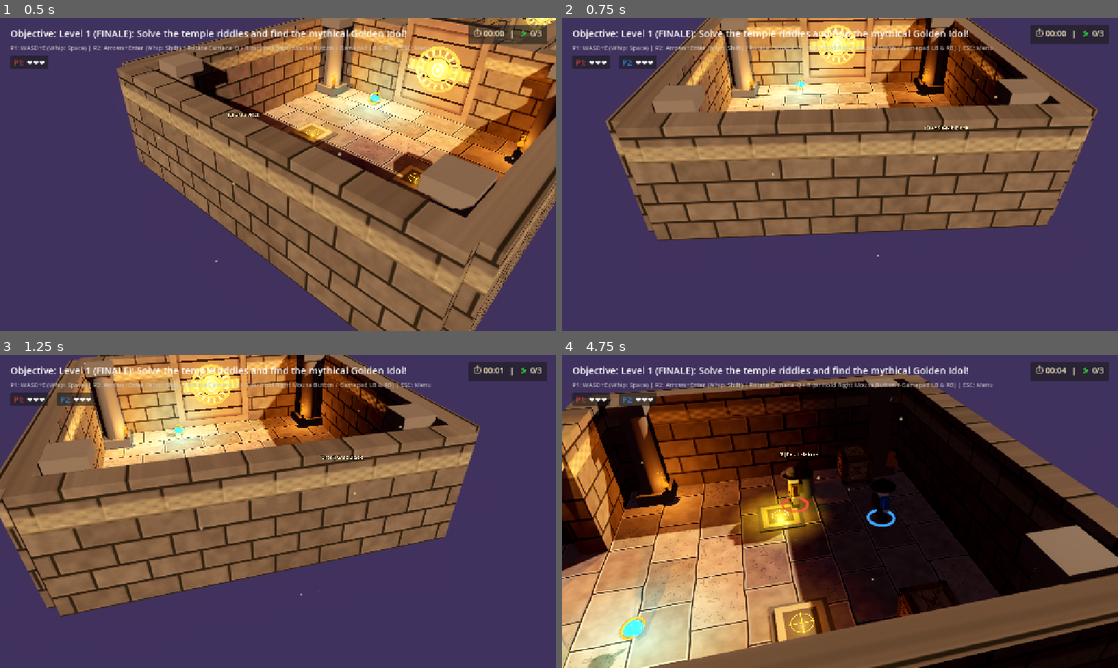
Above: before the commit, frames 1-4 (two rows, left to right).
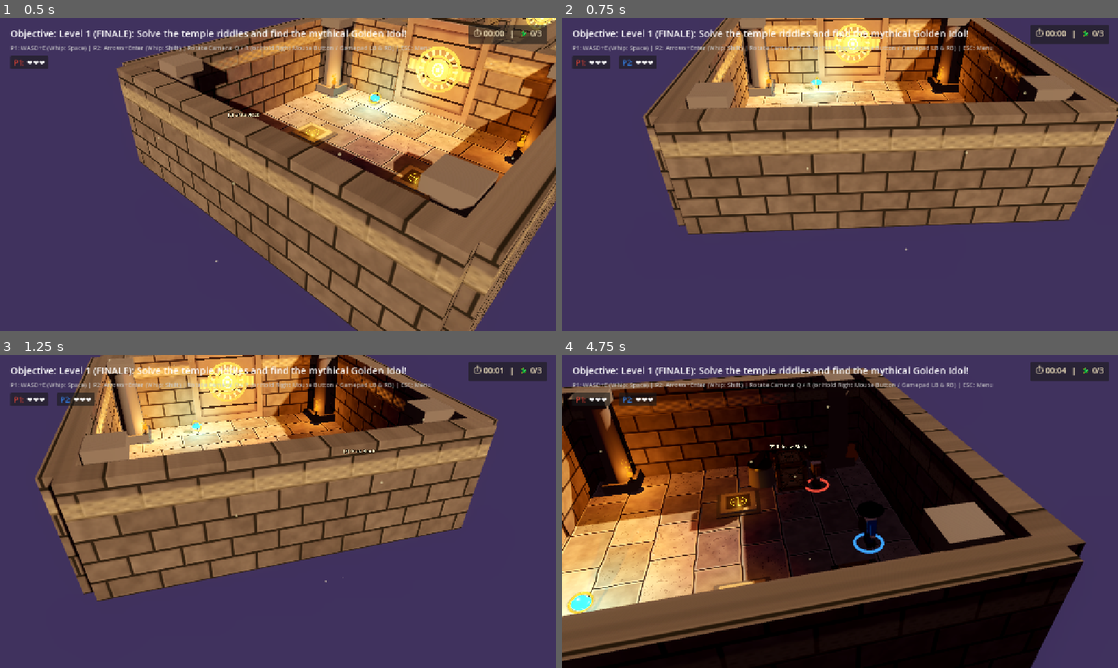
Above: after the commit, the same moments.

Repository: John123123123123/Puzzle-game
Game: Godot game, scene res://scenes/levels/temple_level_1.tscn
The game is run twice, just before and just after one commit, with the same random seed, the same clock (stepped at 60 frames per second) and the same inputs. This scene is started directly instead of the project's main scene.
Inputs (mouse positions are in pixels of both pictures, inside the frame that each line leads up to):
- Up to frame 1 (0.5 s): no input
- Up to frame 2 (0.75 s): tap Enter (p2_interact) at 0.5 s; move the mouse to (962, 158) at 0.52 s; hold D (p1_right) from 0.53 s (still down); hold Q (cam_rotate_left) from 0.53 s (still down); click (962, 158) at 0.67 s
- Up to frame 3 (1.25 s): keep holding D (p1_right); keep holding Q (cam_rotate_left); tap R (cam_rotate_right) at 0.8 s
- Up to frame 4 (4.75 s): release D (p1_right) at 1.25 s; release Q (cam_rotate_left) at 1.25 s; drag from (728, 527) to (812, 574) at 1.27 s; move the mouse to (895, 442) at 2.02 s; hold D (p1_right) 2.03-2.75 s; tap Space (p1_action) at 2.1 s; click (895, 442) at 2.17 s; tap E (p1_interact) at 2.3 s; drag from (812, 574) to (673, 464) at 2.77 s; move the mouse to (1006, 558) at 3.52 s; hold A (p1_left) 3.53-4.25 s; hold Q (cam_rotate_left) 3.53-4.25 s; click (1006, 558) at 3.67 s; tap R (cam_rotate_right) at 3.8 s; drag from (673, 464) to (756, 433) at 4.27 s

Frame 1 is identical in both runs. In frame 2, 30% of the frame differs, in the area x 7-100%, y 0-77%; in frame 3, 33%; in frame 4, 64%, in the area x 0-100%, y 4-100%.

Commit message:
Add progression saving, Level 1 controls hint, drop-in scaling, and gate respawns

Diff:
--- a/scenes/characters/player.gd
+++ b/scenes/characters/player.gd
@@ -507,6 +507,31 @@
 	tween.tween_property(mesh_root, "position:y", 0.12, 0.35)
 	player_died.emit(self)
 
+func respawn_at(pos: Vector3) -> void:
+	if not is_instance_valid(self) or not is_inside_tree():
+		return
+	current_health = maxi(1, max_health - 1)
+	health_changed.emit(current_health)
+	is_staggering = false
+	is_whipping = false
+	is_invulnerable = true
+	velocity = Vector3.ZERO
+	global_position = pos
+	mesh_root.rotation = Vector3.ZERO
+	mesh_root.position = Vector3.ZERO
+	mesh_root.scale = Vector3.ONE
+	mesh_root.visible = true
+
+	var flicker := create_tween().set_loops(8)
+	flicker.tween_property(mesh_root, "visible", false, 0.09)
+	flicker.tween_property(mesh_root, "visible", true, 0.09)
+
+	await get_tree().create_timer(1.5).timeout
+	if not is_instance_valid(self) or not is_inside_tree():
+		return
+	mesh_root.visible = true
+	is_invulnerable = false
+
 func _update_interact_prompt() -> void:
 	if not is_instance_valid(prompt_label):
 		return
--- a/scenes/levels/base_temple_level.gd
+++ b/scenes/levels/base_temple_level.gd
@@ -13,12 +13,26 @@
 var scarab_scene = preload("res://scenes/puzzles/collectible_scarab.tscn")
 var is_game_over: bool = false
 var level_complete: bool = false
+var latest_checkpoint_pos: Vector3 = Vector3.ZERO
 
 func _ready() -> void:
+	if is_instance_valid(player_spawn_1):
+		latest_checkpoint_pos = player_spawn_1.global_position
+	for door in get_tree().get_nodes_in_group("ancient_door"):
+		if door.has_signal("door_opened"):
+			door.door_opened.connect(_on_door_opened)
 	if is_instance_valid(AudioManager):
 		AudioManager.start_ambient_temple()
 	if is_instance_valid(SettingsManager):
 		SettingsManager.apply_environment()
+
+func _on_door_opened(door: Node3D) -> void:
+	if is_instance_valid(door):
+		latest_checkpoint_pos = door.global_position + Vector3(0.0, 0.1, 0.0)
+
+## Virtual hook overridden by levels that scale door triggers on co-op drop-in.
+func on_player_joined(_total_players: int) -> void:
+	pass
 
 func spawn_scarabs(positions: Array[Vector3]) -> void:
 	for pos in positions:
@@ -41,13 +55,12 @@
 		spawn_player(id, pos)
 
 func _unhandled_input(event: InputEvent) -> void:
-	# Drop-in join during gameplay
+	# Drop-in join during gameplay at latest unlocked gate / checkpoint
 	for id in range(1, 5):
 		var prefix = "p%d_" % id
 		if not players.has(id):
 			if event.is_action_pressed(prefix + "interact") or event.is_action_pressed(prefix + "action"):
-				var sp = get_node_or_null("SpawnPoints/Spawn%d" % id)
-				var pos = sp.global_position if sp else player_spawn_1.global_position + Vector3(id * 1.0, 0, 0)
+				var pos := latest_checkpoint_pos + Vector3((id - 1) * 0.6, 0.0, 0.6)
 				spawn_player(id, pos)
 
 func spawn_player(id: int, pos: Vector3) -> Player:
@@ -69,9 +82,30 @@
 			hud.update_player_health(id, new_h)
 			_check_game_over()
 		)
-		player.player_died.connect(func(_p): _check_game_over())
+		player.player_died.connect(_on_player_died)
 
+	on_player_joined(players.size())
 	return player
+
+func _on_player_died(player: Player) -> void:
+	_check_game_over()
+	if is_game_over or level_complete or not _has_living_player():
+		return
+	# Respawn fallen co-op player at the latest unlocked gate after 4.0s
+	await get_tree().create_timer(4.0).timeout
+	if not is_instance_valid(self) or not is_inside_tree():
+		return
+	if is_game_over or level_complete or not _has_living_player():
+		return
+	if is_instance_valid(player) and player.current_health <= 0:
+		player.respawn_at(latest_checkpoint_pos + Vector3(randf_range(-0.6, 0.6), 0.0, randf_range(-0.6, 0.6)))
+
+func _has_living_player() -> bool:
+	for id in players.keys():
+		var p = players[id]
+		if is_instance_valid(p) and p.current_health > 0:
+			return true
+	return false
 
 func _check_game_over() -> void:
 	if is_game_over or level_complete:
--- a/scenes/levels/temple_level_1.gd
+++ b/scenes/levels/temple_level_1.gd
@@ -12,6 +12,7 @@
 @onready var gate_room3: AncientDoor = $Room2/GateToRoom3
 
 var is_escaping: bool = false
+var _gate_room2_base_triggers: int = 2
 
 # Tracks which players have returned to spawn after grabbing the idol
 var players_in_escape_zone: Dictionary = {}
@@ -21,8 +22,10 @@
 	var count = get_configured_player_count(2 if start_with_two_players else 1)
 
 	# Single-player friendly: Gate 1 only requires 1 trigger when solo
-	if count == 1 and is_instance_valid(gate_room2):
-		gate_room2.required_triggers = 1
+	if is_instance_valid(gate_room2):
+		_gate_room2_base_triggers = gate_room2.required_triggers
+		if count == 1:
+			gate_room2.required_triggers = 1
 
 	if hud:
 		var lvl_num = GameManager.current_level_index if is_instance_valid(GameManager) else 3
@@ -48,6 +51,11 @@
 	if is_instance_valid(pedestal):
 		scarab_spots.append(pedestal.global_position + Vector3(2.5, 0.0, 0.0))
 	spawn_scarabs(scarab_spots)
+
+func on_player_joined(total_players: int) -> void:
+	if total_players >= 2 and is_instance_valid(gate_room2) and not gate_room2.is_open:
+		gate_room2.required_triggers = _gate_room2_base_triggers
+		gate_room2._evaluate_door_state()
 
 # ---------------------------------------------------------------------------
 # Golden Idol grab sequence
--- a/scenes/levels/temple_level_2.gd
+++ b/scenes/levels/temple_level_2.gd
@@ -19,6 +19,7 @@
 func _ready() -> void:
 	super._ready()
 	hud.set_objective("Level 1: Light the braziers (0/3) and navigate the catacombs!")
+	hud.show_controls_hint()
 	spawn_initial_players(get_configured_player_count(1))
 
 	# Connect Brazier puzzle
--- a/scenes/puzzles/ancient_door.gd
+++ b/scenes/puzzles/ancient_door.gd
@@ -1,5 +1,7 @@
 extends StaticBody3D
 class_name AncientDoor
+
+signal door_opened(door: AncientDoor)
 
 @export var required_triggers: int = 1
 @export var open_height: float = 4.8
@@ -69,6 +71,7 @@
 	if not is_open:
 		is_open = true
 		_animate_door(true)
+		door_opened.emit(self)
 	# Immediately clear collision so boulder and players glide through
 	if is_instance_valid(collision_shape):
 		collision_shape.set_deferred("disabled", true)
@@ -84,6 +87,7 @@
 		if not is_open:
 			is_open = true
 			_animate_door(true)
+			door_opened.emit(self)
 		if stays_open:
 			required_triggers = 0 # Locks it open permanently once unlocked
 	elif not stays_open:
--- a/scenes/ui/hud.gd
+++ b/scenes/ui/hud.gd
@@ -208,15 +208,24 @@
 	sub.add_theme_font_size_override("font_size", 20)
 	sub.modulate = Color(0.9, 0.9, 0.85)
 
-	# Run summary (Time + Scarabs)
+	# Run summary (Time + Scarabs) + Save Progression
+	var is_new_record := false
+	if is_instance_valid(GameManager) and GameManager.has_method("record_level_clear"):
+		is_new_record = GameManager.record_level_clear(level_num, elapsed_time, scarabs_collected, scarabs_total)
+
+	var show_prog := is_instance_valid(SettingsManager) and SettingsManager.show_progression_indicators
+	var show_new_record := show_prog and is_new_record
+
 	var stats = Label.new()
 	var stats_text := "Clear Time: %s" % _format_time(elapsed_time)
 	if scarabs_total > 0:
 		stats_text += "   •   Scarabs: %d/%d" % [scarabs_collected, scarabs_total]
+	if show_new_record:
+		stats_text += "   ★ NEW BEST!"
 	stats.text = stats_text
 	stats.horizontal_alignment = HORIZONTAL_ALIGNMENT_CENTER
 	stats.add_theme_font_size_override("font_size", 18)
-	stats.modulate = Color(0.75, 0.92, 1.0)
+	stats.modulate = Color(1.0, 0.9, 0.35) if show_new_record else Color(0.75, 0.92, 1.0)
 
 	# Next level button
 	var btn_next = Button.new()
@@ -460,3 +469,45 @@
 	_pause_panel = null
 	_pause_dim = null
 	get_tree().paused = false
+
+## Displays a brief fading controls hint at the bottom of the screen.
+func show_controls_hint(duration: float = 7.5) -> void:
+	var margin := MarginContainer.new()
+	margin.set_anchors_and_offsets_preset(Control.PRESET_BOTTOM_WIDE)
+	margin.grow_vertical = Control.GROW_DIRECTION_BEGIN
+	margin.add_theme_constant_override("margin_bottom", 26)
+	margin.mouse_filter = Control.MOUSE_FILTER_IGNORE
+
+	var center := CenterContainer.new()
+	center.mouse_filter = Control.MOUSE_FILTER_IGNORE
+	margin.add_child(center)
+
+	var panel := PanelContainer.new()
+	panel.mouse_filter = Control.MOUSE_FILTER_IGNORE
+	center.add_child(panel)
+
+	var pad := MarginContainer.new()
+	pad.add_theme_constant_override("margin_left", 18)
+	pad.add_theme_constant_override("margin_right", 18)
+	pad.add_theme_constant_override("margin_top", 8)
+	pad.add_theme_constant_override("margin_bottom", 8)
+	panel.add_child(pad)
+
+	var interact_key := SettingsManager.get_action_key_label("p1_interact") if is_instance_valid(SettingsManager) else "E"
+	var whip_key := SettingsManager.get_action_key_label("p1_action") if is_instance_valid(SettingsManager) else "Space"
+	var cam_l := SettingsManager.get_action_key_label("cam_rotate_left") if is_instance_valid(SettingsManager) else "Q"
+	var cam_r := SettingsManager.get_action_key_label("cam_rotate_right") if is_instance_valid(SettingsManager) else "R"
+
+	var lbl := Label.new()
+	lbl.text = "Move: WASD   •   Interact / Grab: [%s]   •   Whip: [%s]   •   Rotate Camera: [%s / %s]" % [interact_key, whip_key, cam_l, cam_r]
+	lbl.add_theme_font_size_override("font_size", 16)
+	lbl.modulate = Color(1.0, 0.94, 0.78)
+	pad.add_child(lbl)
+
+	add_child(margin)
+	margin.modulate.a = 0.0
+	var tween := margin.create_tween()
+	tween.tween_property(margin, "modulate:a", 1.0, 0.4)
+	tween.tween_interval(duration)
+	tween.tween_property(margin, "modulate:a", 0.0, 0.8)
+	tween.chain().tween_callback(margin.queue_free)
--- a/scenes/ui/main_menu.gd
+++ b/scenes/ui/main_menu.gd
@@ -27,10 +27,13 @@
 var selected_level: int = 1
 var player_cards: Array[PanelContainer] = []
 var level_buttons: Array[Button] = []
+var _base_level_labels: Array[String] = []
 
 func _ready() -> void:
 	player_cards = [card_1, card_2, card_3, card_4]
 	level_buttons = [btn_lvl1, btn_lvl2, btn_lvl3]
+	for btn in level_buttons:
+		_base_level_labels.append(btn.text)
 
 	btn_minus.pressed.connect(_on_minus_pressed)
 	btn_plus.pressed.connect(_on_plus_pressed)
@@ -47,6 +50,9 @@
 
 	set_player_count(1)
 	set_selected_level(1)
+	_populate_level_progress()
+	if is_instance_valid(SettingsManager):
+		SettingsManager.settings_changed.connect(_populate_level_progress)
 
 	var vbox := get_node_or_null("VBoxContainer")
 	if vbox:
@@ -60,6 +66,23 @@
 	start_button.grab_focus()
 
 const SETTINGS_MENU_SCRIPT := preload("res://scenes/ui/settings_menu.gd")
+
+func _populate_level_progress() -> void:
+	var show_prog := is_instance_valid(SettingsManager) and SettingsManager.show_progression_indicators
+	for i in range(level_buttons.size()):
+		var btn := level_buttons[i]
+		var base_text := _base_level_labels[i] if i < _base_level_labels.size() else btn.text
+		if not show_prog or not is_instance_valid(GameManager):
+			btn.text = base_text
+			continue
+		var prog := GameManager.get_level_progress(i + 1)
+		if not prog.is_empty() and float(prog.get("best_time", -1.0)) >= 0.0:
+			var t_str := GameManager.format_time(float(prog["best_time"]))
+			var s_got := int(prog.get("best_scarabs", 0))
+			var s_tot := int(prog.get("total_scarabs", 3))
+			btn.text = "%s\n⏱ %s   🪲 %d/%d" % [base_text, t_str, s_got, s_tot]
+		else:
+			btn.text = base_text
 
 func _open_settings(return_focus: Button) -> void:
 	var settings := SETTINGS_MENU_SCRIPT.new()
--- a/scenes/ui/settings_menu.gd
+++ b/scenes/ui/settings_menu.gd
@@ -283,6 +283,11 @@
 	)
 	_add_toggle_row(page, "Show Level Timer & Scarabs", SettingsManager.show_timer, func(on: bool):
 		SettingsManager.show_timer = on
+		SettingsManager.settings_changed.emit()
+		SettingsManager.save_settings()
+	)
+	_add_toggle_row(page, "Show Progression & Best Records", SettingsManager.show_progression_indicators, func(on: bool):
+		SettingsManager.show_progression_indicators = on
 		SettingsManager.settings_changed.emit()
 		SettingsManager.save_settings()
 	)
--- a/scripts/game_manager.gd
+++ b/scripts/game_manager.gd
@@ -27,6 +27,69 @@
 const FINALE_LEVEL: String = "res://scenes/levels/temple_level_1.tscn"
 
 const MAIN_MENU_SCENE: String = "res://scenes/ui/main_menu.tscn"
+const PROGRESS_PATH: String = "user://progress.cfg"
+
+var level_progress: Dictionary = {} # level_num (int) -> { "best_time": float, "best_scarabs": int, "total_scarabs": int }
+
+func _ready() -> void:
+	load_progress()
+
+func load_progress() -> void:
+	level_progress.clear()
+	var cfg := ConfigFile.new()
+	if cfg.load(PROGRESS_PATH) != OK:
+		return
+	for section in cfg.get_sections():
+		if section.begins_with("level_"):
+			var lvl_num := int(section.trim_prefix("level_"))
+			level_progress[lvl_num] = {
+				"best_time": float(cfg.get_value(section, "best_time", -1.0)),
+				"best_scarabs": int(cfg.get_value(section, "best_scarabs", 0)),
+				"total_scarabs": int(cfg.get_value(section, "total_scarabs", 3))
+			}
+
+func save_progress() -> void:
+	var cfg := ConfigFile.new()
+	for lvl_num in level_progress.keys():
+		var data: Dictionary = level_progress[lvl_num]
+		var section := "level_%d" % lvl_num
+		cfg.set_value(section, "best_time", data.get("best_time", -1.0))
+		cfg.set_value(section, "best_scarabs", data.get("best_scarabs", 0))
+		cfg.set_value(section, "total_scarabs", data.get("total_scarabs", 3))
+	cfg.save(PROGRESS_PATH)
+
+func record_level_clear(level_num: int, clear_time: float, scarabs: int, total_scarabs: int) -> bool:
+	var prev: Dictionary = level_progress.get(level_num, {"best_time": -1.0, "best_scarabs": 0, "total_scarabs": total_scarabs})
+	var prev_time: float = float(prev.get("best_time", -1.0))
+	var prev_scarabs: int = int(prev.get("best_scarabs", 0))
+	var has_previous_clear := prev_time >= 0.0
+	var is_new_best := false
+
+	var best_time := prev_time
+	if not has_previous_clear or clear_time < prev_time:
+		best_time = clear_time
+		if has_previous_clear:
+			is_new_best = true
+
+	var best_scarabs := maxi(prev_scarabs, scarabs)
+	if has_previous_clear and scarabs > prev_scarabs:
+		is_new_best = true
+
+	level_progress[level_num] = {
+		"best_time": best_time,
+		"best_scarabs": best_scarabs,
+		"total_scarabs": maxi(total_scarabs, int(prev.get("total_scarabs", 0)))
+	}
+	save_progress()
+	return is_new_best
+
+func get_level_progress(level_num: int) -> Dictionary:
+	return level_progress.get(level_num, {})
+
+static func format_time(seconds: float) -> String:
+	var mins := int(seconds) / 60
+	var secs := int(seconds) % 60
+	return "%02d:%02d" % [mins, secs]
 
 ## Returns all levels in order, guaranteeing that the Golden Idol / Boulder Finale is ALWAYS last!
 func get_levels() -> Array[String]:
--- a/scripts/settings_manager.gd
+++ b/scripts/settings_manager.gd
@@ -52,6 +52,7 @@
 var camera_shake: bool = true
 var show_interact_prompts: bool = true
 var show_timer: bool = true
+var show_progression_indicators: bool = false
 
 # Gamepad
 var gamepad_deadzone: float = 0.25
@@ -100,6 +101,7 @@
 	camera_shake = cfg.get_value("game", "camera_shake", true)
 	show_interact_prompts = cfg.get_value("game", "show_interact_prompts", true)
 	show_timer = cfg.get_value("game", "show_timer", true)
+	show_progression_indicators = cfg.get_value("game", "show_progression_indicators", false)
 
 	gamepad_deadzone = cfg.get_value("gamepad", "gamepad_deadzone", 0.25)
 	invert_camera_x = cfg.get_value("gamepad", "invert_camera_x", false)
@@ -134,6 +136,7 @@
 	cfg.set_value("game", "camera_shake", camera_shake)
 	cfg.set_value("game", "show_interact_prompts", show_interact_prompts)
 	cfg.set_value("game", "show_timer", show_timer)
+	cfg.set_value("game", "show_progression_indicators", show_progression_indicators)
 
 	cfg.set_value("gamepad", "gamepad_deadzone", gamepad_deadzone)
 	cfg.set_value("gamepad", "invert_camera_x", invert_camera_x)
@@ -290,6 +293,7 @@
 	camera_shake = true
 	show_interact_prompts = true
 	show_timer = true
+	show_progression_indicators = false
 	gamepad_deadzone = 0.25
 	invert_camera_x = false
 	controller_rumble = true
